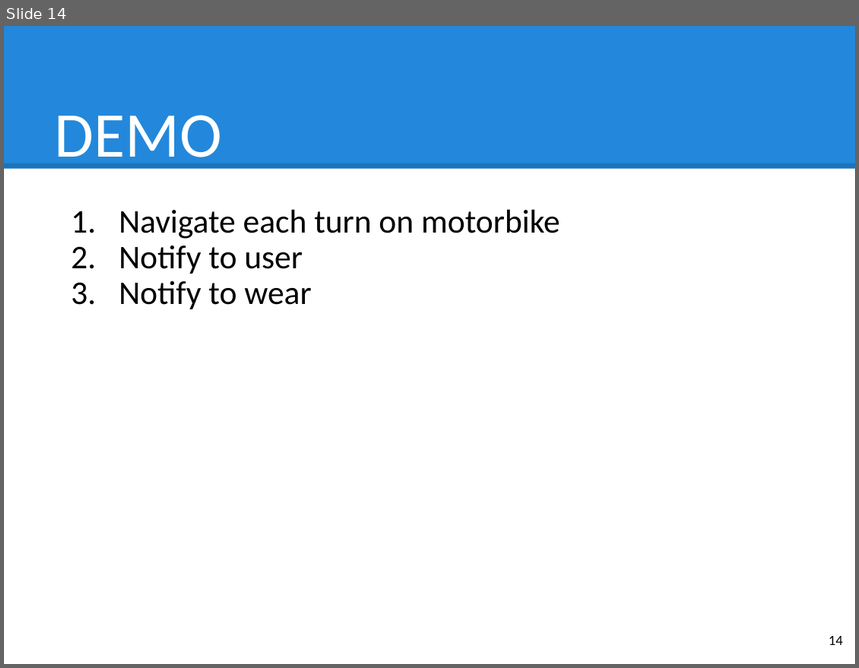
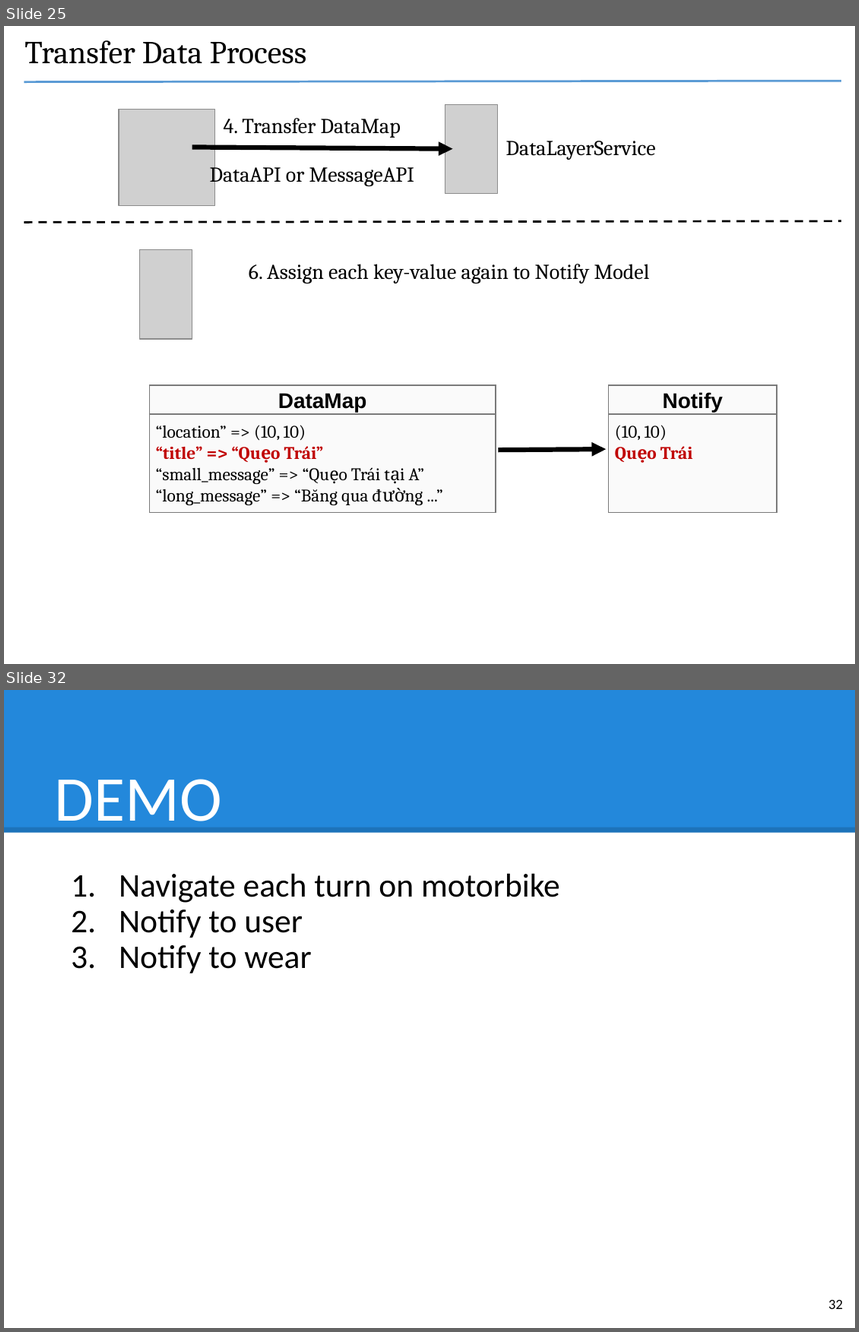
Before and after one commit to hqt/street-router, a slide deck: Document/presentation/nam/7 wear.pptx. Shown one above the other, each under a label of ours: slide 14 before the commit, slides 25 and 32 after it; the slides between them are not shown. The pictures are 859x668 and 859x1332 pixels, drawn with LibreOffice and Linux fonts; fonts in the diff are those of the drawing; grey boxes stand for pictures. Boxes give left, top, right and bottom in pixels: in the first picture for what was removed or moved away, otherwise in the second. Text is boxed around its words. In the diff, an @@ line names an element or a change of style, - is before the commit and + after.

```diff
--- a/Document/presentation/nam/7 wear.pptx
+++ b/Document/presentation/nam/7 wear.pptx
@@ slide 25 added at (4,26,855,664), background #FFFFFF @@
@@ title added at (25,40,307,64), 27 pt, text #000000 @@
+Transfer Data Process
@@ line added from (25, 82) to (842, 81), #5B9BD5 1.75 pt @@
@@ picture added at (119,110,215,205) @@
@@ picture added at (445,104,498,194) @@
@@ text added at (224,118,401,138), 18 pt, text #000000 @@
+4. Transfer DataMap
@@ arrow added from (192, 147) to (452, 148), #000000 4 pt @@
@@ text added at (210,162,414,186), 18 pt, text #000000 @@
+DataAPI or MessageAPI
@@ text added at (506,141,656,160), 18 pt, text #000000 @@
+DataLayerService
@@ line added from (25, 223) to (842, 221), #000000 1.75 pt dashed @@
@@ picture added at (139,250,192,339) @@
@@ text added at (249,264,650,284), 18 pt, text #000000 @@
+6. Assign each key-value again to Notify Model
@@ rectangle added at (150,385,496,414), fill #FAFAFA, outline #7A7A7A 1 pt, 18 pt, text #000000, bold @@
+DataMap
@@ rectangle added at (608,385,777,414), fill #FAFAFA, outline #7A7A7A 1 pt, 18 pt, text #000000, bold @@
+Notify
@@ rectangle added at (150,414,496,513), fill #FAFAFA, outline #7A7A7A 1 pt, 15 pt, text #000000 @@
+“location” => (10, 10)
+“title” => “Quẹo Trái”
+“small_message” => “Quẹo Trái tại A”
+“long_message” => “Băng qua đường ...”
@@ rectangle added at (608,414,777,513), fill #FAFAFA, outline #7A7A7A 1 pt, 15 pt, text #C00000, bold @@
+(10, 10)
+Quẹo Trái
@@ arrow added from (499, 450) to (606, 449), #000000 4 pt @@
@@ what was slide 14 is now slide 32 @@
@@ page number at (829,1300,843,1309): text changed @@
-14
+32
```
Also in this commit, not shown: 19 other slides added, 2 slides removed, 4 other files.
